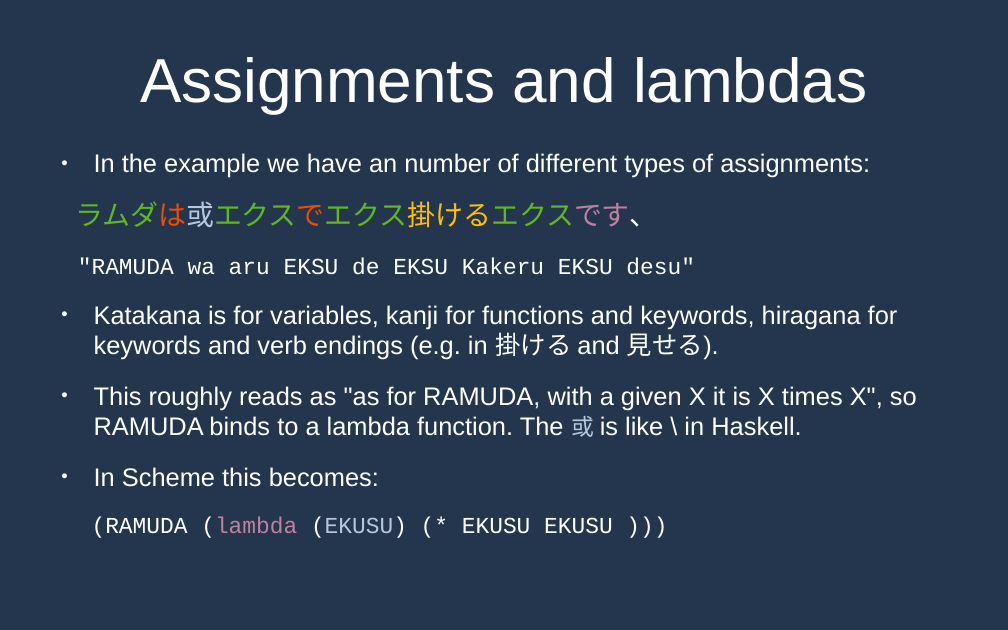
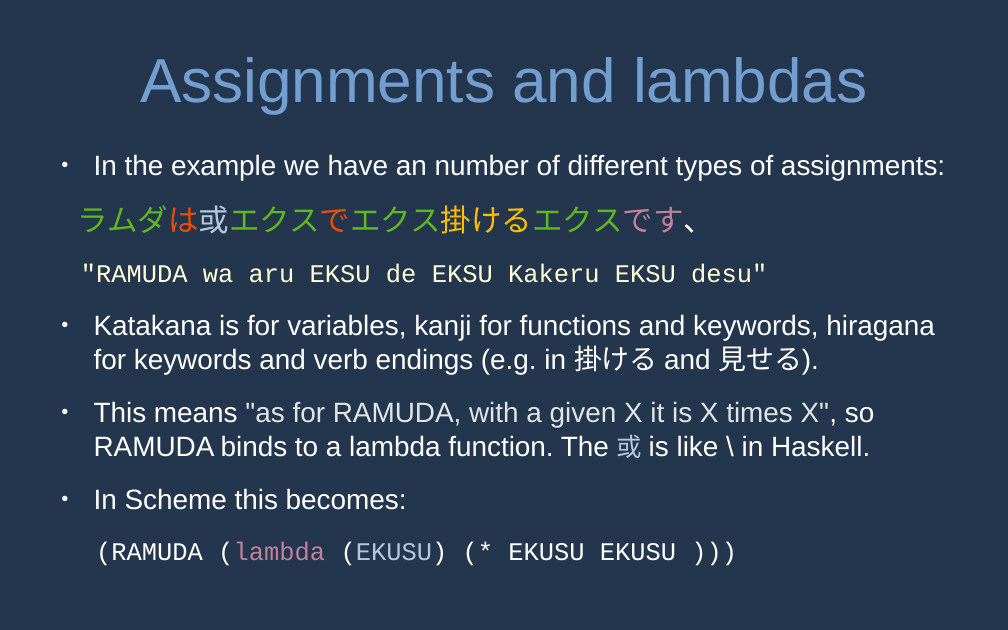
Before and after one commit to MrPicklePinosaur/haku, a slide deck: slide 30 of haku-talk/haku-talk.odp. Drawn at 1008x630 pixels with LibreOffice and Linux fonts; fonts in the diff are those of the drawing. Boxes give left, top, right and bottom in pixels: in the first picture for what was removed or moved away, otherwise in the second. Text is boxed around its words. In the diff, an @@ line names an element or a change of style, - is before the commit and + after.

Commit message:
This will become the README. Draft documentation.

```diff
--- a/haku-talk/haku-talk.odp
+++ b/haku-talk/haku-talk.odp
@@ title "Assignments and lambdas" at box(140, 57, 867, 113): text colour #FFFFFF to #729FCF @@
@@ text at box(78, 154, 945, 566): size 20 to 22 pt in "In the example we have an number ...", "Katakana is for variables, kanji for functions ...", "In Scheme this becomes:"; size 22 to 24 pt in "ラムダは或エクスでエクス掛けるエクスです、"; size 18 to 20 pt in ""RAMUDA wa aru EKSU de EKSU Kakeru ...", "(RAMUDA (lambda (EKUSU) (* EKUSU EKUSU )))"; text colour #FFFFFF to #FFFFD7 in ""RAMUDA wa aru EKSU de EKSU Kakeru ..." @@
@@ text at box(94, 401, 874, 458): text changed; size 20 to 22 pt @@
-● This roughly reads as "as for RAMUDA, with a given X it is X times X", so RAMUDA binds to a lambda function. The 或 is like \ in Haskell.
+● This means "as for RAMUDA, with a given X it is X times X", so RAMUDA binds to a lambda function. The 或 is like \ in Haskell.
```
Also in this commit, not shown: 36 other slides changed, 6 slides added, 1 other file.
